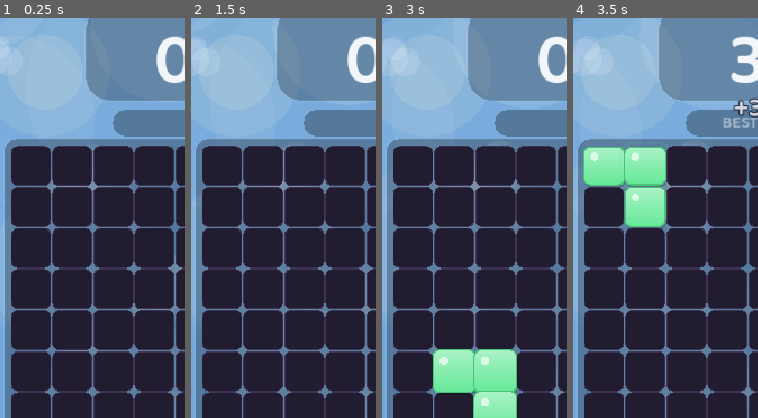
Above: before the commit, frames 1-4 (left to right).
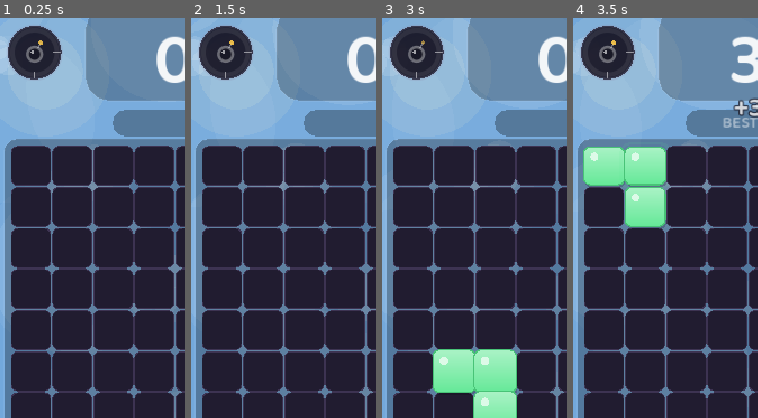
Above: after the commit, the same moments.

Repository: XSideZ/stax-game
Game: Godot game, scene res://scenes/Game.tscn
The game is run twice, just before and just after one commit, with the same random seed, the same clock (stepped at 60 frames per second) and the same inputs. This scene is started directly instead of the project's main scene.
Inputs (mouse positions are % of the whole screen's width and height, from its top left):
- Up to frame 1 (0.25 s): no input
- Up to frame 2 (1.5 s): move the mouse to (72, 45) at 0.52 s; click (72, 45) at 0.67 s; tap Enter at 1.25 s; drag from (30, 55) to (45, 70) at 1.27 s
- Up to frame 3 (3 s): tap Space at 2 s; move the mouse to (60, 28) at 2.02 s; click (60, 28) at 2.17 s; tap Enter at 2.75 s; drag from (45, 70) to (20, 35) at 2.77 s
- Up to frame 4 (3.5 s): no input
The pictures show only the part of the screen within x 3-53%, y 4-54%; the shares and areas given below are measured in that part.

The runs differ from the first frame. In frame 1, 3.1% of the frame differs, in the area x 4-34%, y 2-16%; in frame 2, 3.1%; in frame 3, 3.1%; in frame 4, 3.1%.

Commit message:
Power meter: Bomb / Laser / Gravity Slam abilities with animations
A single charge meter (top-left orb) fills from line clears. Tap to spend on the
best ability it affords:
- 1/4 BOMB: drops a fused bomb on a random spot, cute animated 3x3 explosion
  (white flash, expanding shockwaves, spark shards w/ trails, star sparkles, smoke)
- 1/2 LASER: incinerates a random row / column / diagonal — charge-up then a
  white-hot beam with glow layers + jittering embers
- FULL GRAVITY SLAM (ultimate): blocks slam to a random edge (animated slide w/
  motion trails), then any completed lines shatter; speed-lines + edge-impact glow
Orb shows meter fill ring, tier ticks, and the affordable ability's icon; glows
when ready. Meter persists in the run file. Effects on a dedicated top fx_layer.
Grid gains bomb_clear/laser_clear/start_slam + a shared _start_pop shatter helper.
Verified headless: all orientations/directions fire with no errors.

Co-Authored-By: Claude Fable 5 <noreply@anthropic.com>

Diff:
--- a/scripts/Game.gd
+++ b/scripts/Game.gd
@@ -96,6 +96,16 @@
 # doesn't cover them
 const DRAG_LIFT := 70.0
 
+# ── Power meter ───────────────────────────────────────────────────────────────
+# One charge bar fills from clears. Spend it (tap the orb) on the best ability
+# it can afford: ¼ Bomb, ½ Laser, FULL Gravity Slam (the ultimate).
+const METER_BOMB     := 0.25
+const METER_LASER    := 0.50
+const METER_FULL     := 1.0
+const METER_PER_LINE := 0.05    # charge gained per line cleared
+const POWER_CENTER   := Vector2(50.0, 70.0)
+const POWER_R        := 30.0
+
 const EARLY_SHAPES: Array = [
 	[[0,0]],
 	[[0,0],[1,0]],
@@ -125,6 +135,13 @@
 var streak_lost_t : float   = 0.0    # drives the "streak lost" flash on the meter
 var drag_pop_t    : float   = 0.0    # pickup swell on the dragged piece
 
+# Power meter state
+var meter       : float = 0.0     # charge 0..1
+var power_busy  : bool  = false   # an ability animation is playing
+var power_pulse : float = 0.0     # orb flash right after firing
+var fx_layer    : Node2D          # top layer for bomb/laser/gravity effects
+var effects     : Array = []      # active visual effects
+
 # Theme / background
 var theme_idx     : int    = 0
 var prev_bg       : Color  = THEMES[0]["bg"]
@@ -175,6 +192,10 @@
 	drag_layer = Node2D.new()
 	add_child(drag_layer)
 	drag_layer.draw.connect(_draw_drag_layer)
+	# Effects layer sits on top of everything (explosions, beams, slam streaks)
+	fx_layer = Node2D.new()
+	add_child(fx_layer)
+	fx_layer.draw.connect(_draw_fx_layer)
 	# Score bounce should swell from the badge centre, not the corner
 	score_label.pivot_offset = score_label.size * 0.5
 	combo_label.pivot_offset = combo_label.size * 0.5
@@ -246,6 +267,18 @@
 
 	if drag_pop_t > 0.0:
 		drag_pop_t = maxf(drag_pop_t - delta * 4.0, 0.0)
+
+	# Power visual effects advance + cull
+	if not effects.is_empty():
+		var alive : Array = []
+		for e in effects:
+			e["t"] += delta
+			if e["t"] < e["dur"]:
+				alive.append(e)
+		effects = alive
+		fx_layer.queue_redraw()
+	if power_pulse > 0.0:
+		power_pulse = maxf(power_pulse - delta * 2.0, 0.0)
 
 	queue_redraw()
 	drag_layer.queue_redraw()
@@ -456,6 +489,7 @@
 	placements    = GameState.save_placements
 	max_combo     = GameState.save_max_combo
 	board_clears  = GameState.save_board_clears
+	meter         = GameState.save_meter
 	theme_idx     = GameState.theme_idx % THEMES.size()
 	curr_bg       = THEMES[_visual_idx()]["bg"]
 	prev_bg       = curr_bg
@@ -513,6 +547,12 @@
 		queue_redraw()
 
 func _start_drag(pos: Vector2) -> void:
+	if power_busy:
+		return
+	# Tap the power orb to spend the meter on the best ability it can afford
+	if meter >= METER_BOMB and POWER_CENTER.distance_to(pos) <= POWER_R + 10.0:
+		_fire_power()
+		return
 	if GEAR_RECT.grow(8).has_point(pos):
 		_toggle_pause_menu()
 		return
@@ -546,6 +586,8 @@
 			Sfx.play_clear(lines)
 			Sfx.play_combo(combo)
 			_buzz(30 + lines * 12)
+			# Clears charge the power meter (multi-clears fill faster)
+			meter = minf(meter + float(lines) * METER_PER_LINE, METER_FULL)
 			# Big simultaneous clears rattle the board
 			if lines >= 3:
 				shake_t = maxf(shake_t, 0.15 + 0.06 * float(lines))
@@ -618,6 +660,147 @@
 func _buzz(ms: int) -> void:
 	if GameState.haptics_on:
 		Input.vibrate_handheld(ms)
+
+# ── Power abilities ───────────────────────────────────────────────────────────
+func _fire_power() -> void:
+	if power_busy or dragging_slot >= 0:
+		return
+	power_pulse = 1.0
+	Sfx.play_tick()
+	if meter >= METER_FULL:
+		meter = 0.0
+		_power_gravity()
+	elif meter >= METER_LASER:
+		meter -= METER_LASER
+		_power_laser()
+	elif meter >= METER_BOMB:
+		meter -= METER_BOMB
+		_power_bomb()
+	queue_redraw()
+
+# Prefer a filled cell so the blast always feels like it hit something
+func _random_board_target() -> Vector2i:
+	var filled : Array = []
+	for r in GRID_ROWS:
+		for c in GRID_COLS:
+			if grid.cells[r][c] != null:
+				filled.append(Vector2i(c, r))
+	if filled.is_empty():
+		return Vector2i(randi() % GRID_COLS, randi() % GRID_ROWS)
+	return filled[randi() % filled.size()]
+
+func _power_bomb() -> void:
+	power_busy = true
+	var target := _random_board_target()
+	var sp := Vector2(GRID_X + float(target.x) * GRID_STEP + CELL * 0.5,
+		GRID_Y + float(target.y) * GRID_STEP + CELL * 0.5)
+	effects.append({"type": "bomb_drop", "t": 0.0, "dur": 0.42, "pos": sp})
+	fx_layer.queue_redraw()
+	Sfx.play_pickup()
+	await get_tree().create_timer(0.42).timeout
+	effects.append({"type": "bomb_blast", "t": 0.0, "dur": 0.65, "pos": sp})
+	shake_t   = maxf(shake_t, 0.35)
+	flash_t   = maxf(flash_t, 0.5)
+	flash_col = Color(1.0, 0.7, 0.3, 1.0)
+	_buzz(60)
+	Sfx.play_board_clear()
+	var cleared := grid.bomb_clear(target.y, target.x, 1)
+	_award_power_clear(cleared, 0)
+	await get_tree().create_timer(0.45).timeout
+	power_busy = false
+	queue_redraw()
+
+func _power_laser() -> void:
+	power_busy = true
+	var orient := randi() % 4   # 0 row · 1 col · 2 diag↘ · 3 diag↙
+	var cell_list : Array = []
+	var half := CELL * 0.5
+	var a : Vector2
+	var b : Vector2
+	if orient == 0:
+		var rr := randi() % GRID_ROWS
+		for c in GRID_COLS:
+			cell_list.append(Vector2i(c, rr))
+		var y := GRID_Y + float(rr) * GRID_STEP + half
+		a = Vector2(GRID_X, y)
+		b = Vector2(GRID_X + GRID_COLS * GRID_STEP, y)
+	elif orient == 1:
+		var cc := randi() % GRID_COLS
+		for r in GRID_ROWS:
+			cell_list.append(Vector2i(cc, r))
+		var x := GRID_X + float(cc) * GRID_STEP + half
+		a = Vector2(x, GRID_Y)
+		b = Vector2(x, GRID_Y + GRID_ROWS * GRID_STEP)
+	elif orient == 2:
+		for i in GRID_ROWS:
+			cell_list.append(Vector2i(i, i))
+		a = Vector2(GRID_X + half, GRID_Y + half)
+		b = Vector2(GRID_X + float(GRID_COLS - 1) * GRID_STEP + half,
+			GRID_Y + float(GRID_ROWS - 1) * GRID_STEP + half)
+	else:
+		for i in GRID_ROWS:
+			cell_list.append(Vector2i(GRID_COLS - 1 - i, i))
+		a = Vector2(GRID_X + float(GRID_COLS - 1) * GRID_STEP + half, GRID_Y + half)
+		b = Vector2(GRID_X + half, GRID_Y + float(GRID_ROWS - 1) * GRID_STEP + half)
+	var lcol := Color(0.45, 0.95, 1.0)
+	effects.append({"type": "laser_charge", "t": 0.0, "dur": 0.30, "a": a, "b": b, "color": lcol})
+	fx_layer.queue_redraw()
+	await get_tree().create_timer(0.30).timeout
+	effects.append({"type": "laser_fire", "t": 0.0, "dur": 0.5, "a": a, "b": b, "color": lcol})
+	shake_t   = maxf(shake_t, 0.22)
+	flash_t   = maxf(flash_t, 0.35)
+	flash_col = Color(0.6, 0.95, 1.0, 1.0)
+	_buzz(45)
+	Sfx.play_clear(2)
+	var cleared := grid.laser_clear(cell_list, Vector2(3.5, 3.5))
+	_award_power_clear(cleared, 1)
+	await get_tree().create_timer(0.35).timeout
+	power_busy = false
+	queue_redraw()
+
+func _power_gravity() -> void:
+	power_busy = true
+	var dirs : Array = [Vector2i(0, 1), Vector2i(0, -1), Vector2i(1, 0), Vector2i(-1, 0)]
+	var dir : Vector2i = dirs[randi() % dirs.size()]
+	effects.append({"type": "gravity", "t": 0.0, "dur": 0.85, "dir": Vector2(dir)})
+	fx_layer.queue_redraw()
+	flash_t   = 1.0
+	flash_col = Color(1.0, 0.92, 0.5, 1.0)
+	Sfx.play_combo(4)
+	grid.start_slam(dir)
+	await get_tree().create_timer(Grid.SLAM_DUR + 0.04).timeout
+	shake_t = maxf(shake_t, 0.55)
+	_buzz(120)
+	Sfx.play_board_clear()
+	var cleared := grid.check_and_clear()
+	var lines := grid.last_lines_cleared
+	_award_power_clear(cleared, lines)
+	await get_tree().create_timer(0.4).timeout
+	power_busy = false
+	queue_redraw()
+
+# Score + popups for cells removed by an ability (no streak — it's not a placement)
+func _award_power_clear(cells_cleared: int, lines: int) -> void:
+	if cells_cleared <= 0:
+		return
+	var depth_mult : float = minf(1.0 + DEPTH_STEP * float(placements), DEPTH_CAP)
+	var pts : int = int(round(float(cells_cleared) * CELL_POINTS * depth_mult))
+	if lines >= 2:
+		pts += int(round(float(MULTI_BONUS[mini(lines, MULTI_BONUS.size() - 1)]) * depth_mult))
+	if grid.is_board_empty():
+		pts += BOARD_CLEAR_PTS
+		board_clears += 1
+		Sfx.play_board_clear()
+		_show_board_clear_popup()
+	score += pts
+	score_label.text = str(score)
+	GameState.submit_score(score)
+	lines_cleared += lines
+	_check_achievements(lines)
+	_refresh_best()
+	_pop_score(pts)
+	_show_score_popup(pts, maxi(lines, 1), 1)
+	_save_run()
 
 # ── Achievements ──────────────────────────────────────────────────────────────
 # Push run-live values into the lifetime stats, then unlock anything earned.
@@ -847,6 +1030,9 @@
 
 	# Settings gear button (top-right)
 	_draw_gear_button()
+
+	# Power orb (top-left)
+	_draw_power_orb()
 
 	# Streak meter (between grid and tray)
 	if combo >= 2 or streak_lost_t > 0.0:
@@ -1426,6 +1612,202 @@
 		var a := float(i) / 8.0 * TAU
 		draw_line(c + Vector2(cos(a), sin(a)) * 9.0, c + Vector2(cos(a), sin(a)) * 13.0, gear_col, 3.0)
 
+# ── Power orb (charge meter + spend button) ──────────────────────────────────
+func _draw_power_orb() -> void:
+	var c := POWER_CENTER
+	var usable := meter >= METER_BOMB
+	var tier := 0
+	if meter >= METER_FULL:    tier = 3
+	elif meter >= METER_LASER: tier = 2
+	elif meter >= METER_BOMB:  tier = 1
+	var tcol : Color
+	match tier:
+		3: tcol = Color(1.0, 0.85, 0.30)
+		2: tcol = Color(0.45, 0.92, 1.0)
+		1: tcol = Color(1.0, 0.58, 0.20)
+		_: tcol = Color(0.55, 0.55, 0.68)
+	var pulse := (sin(Time.get_ticks_msec() * 0.006) + 1.0) * 0.5
+	# Ready glow
+	if usable:
+		var ga := 0.10 + 0.10 * pulse + power_pulse * 0.45
+		draw_circle(c, POWER_R + 8.0 + pulse * 3.0, Color(tcol.r, tcol.g, tcol.b, ga))
+	# Base disc
+	draw_circle(c, POWER_R, Color(0.08, 0.07, 0.13, 0.92))
+	# Meter track + fill
+	draw_arc(c, POWER_R - 5.0, 0, TAU, 40, Color(1, 1, 1, 0.08), 4.0, true)
+	if meter > 0.001:
+		var start := -PI * 0.5
+		draw_arc(c, POWER_R - 5.0, start, start + TAU * meter, 48, tcol, 4.0, true)
+	# Tier ticks at ¼ and ½
+	for frac : float in [0.25, 0.5]:
+		var a : float = -PI * 0.5 + TAU * frac
+		var dir := Vector2(cos(a), sin(a))
+		draw_line(c + dir * (POWER_R - 9.0), c + dir * (POWER_R - 1.0), Color(1, 1, 1, 0.5), 1.5)
+	# Rim
+	draw_arc(c, POWER_R, 0, TAU, 40, Color(tcol.r, tcol.g, tcol.b, 0.6 if usable else 0.25), 2.0, true)
+	# Icon for the ability the meter currently affords
+	_draw_power_icon(c, tier, Color(1, 1, 1, 0.92) if usable else Color(1, 1, 1, 0.35), pulse)
+
+func _draw_power_icon(c: Vector2, tier: int, icol: Color, pulse: float) -> void:
+	match tier:
+		3:
+			# Gravity ult: four arrows converging on a bright core
+			for i in 4:
+				var a : float = float(i) / 4.0 * TAU + PI * 0.25
+				var dir := Vector2(cos(a), sin(a))
+				var perp := Vector2(-dir.y, dir.x)
+				draw_line(c + dir * 10.0, c + dir * 4.0, Color(1.0, 0.9, 0.5), 2.5)
+				draw_line(c + dir * 4.0, c + dir * 6.5 + perp * 2.6, Color(1.0, 0.9, 0.5), 2.0)
+				draw_line(c + dir * 4.0, c + dir * 6.5 - perp * 2.6, Color(1.0, 0.9, 0.5), 2.0)
+			draw_circle(c, 2.6 + pulse * 1.6, Color(1, 1, 1, 0.95))
+		2:
+			# Laser: a hot diagonal bolt with bright tips
+			draw_line(c + Vector2(-9, 5), c + Vector2(9, -5), icol, 3.0)
+			draw_line(c + Vector2(-9, 5), c + Vector2(9, -5), Color(1, 1, 1, 0.6), 1.0)
+			draw_circle(c + Vector2(9, -5), 2.6, Color(1, 1, 1, 0.85))
+			draw_circle(c + Vector2(-9, 5), 2.0, Color(icol.r, icol.g, icol.b, 0.7))
+		_:
+			# Bomb (tier 0 dim, tier 1 lit): round body, fuse + spark
+			draw_circle(c + Vector2(0, 2), 8.0, Color(0.10, 0.10, 0.15))
+			draw_arc(c + Vector2(0, 2), 8.0, 0, TAU, 20, icol, 2.0, true)
+			draw_circle(c + Vector2(-2.6, -0.6), 1.8, Color(icol.r, icol.g, icol.b, 0.6))
+			draw_line(c + Vector2(4, -5), c + Vector2(7, -11), icol, 2.0)
+			draw_circle(c + Vector2(7, -11), 2.0 + 0.5 * pulse, Color(1.0, 0.8, 0.3, 0.55 + 0.35 * pulse))
+
+# ── Power FX (drawn on the top fx_layer, screen coords) ──────────────────────
+func _draw_fx_layer() -> void:
+	for e in effects:
+		var p : float = clampf(e["t"] / e["dur"], 0.0, 1.0)
+		match e["type"]:
+			"bomb_drop":    _fx_bomb_drop(e, p)
+			"bomb_blast":   _fx_bomb_blast(e, p)
+			"laser_charge": _fx_laser_charge(e, p)
+			"laser_fire":   _fx_laser_fire(e, p)
+			"gravity":      _fx_gravity(e, p)
+
+func _fx_sparkle(pos: Vector2, size: float, col: Color) -> void:
+	fx_layer.draw_line(pos + Vector2(-size, 0), pos + Vector2(size, 0), col, 1.5)
+	fx_layer.draw_line(pos + Vector2(0, -size), pos + Vector2(0, size), col, 1.5)
+
+func _fx_bomb_drop(e: Dictionary, p: float) -> void:
+	var target : Vector2 = e["pos"]
+	var pos := (target + Vector2(0, -160)).lerp(target, p * p)   # accelerate down
+	# growing shadow on the landing spot
+	fx_layer.draw_circle(target + Vector2(0, 15), 6.0 + 10.0 * p, Color(0, 0, 0, 0.18 * p))
+	# body + glint
+	fx_layer.draw_circle(pos, 11.0, Color(0.10, 0.10, 0.15))
+	fx_layer.draw_circle(pos + Vector2(-3, -3), 3.0, Color(1, 1, 1, 0.35))
+	# fuse + flickering spark
+	var tip := pos + Vector2(6, -13)
+	fx_layer.draw_line(pos + Vector2(4, -8), tip, Color(0.82, 0.72, 0.5), 2.0)
+	var sp := 2.0 + sin(e["t"] * 42.0) * 1.2
+	fx_layer.draw_circle(tip, sp, Color(1.0, 0.85, 0.3, 0.9))
+	fx_layer.draw_circle(tip, sp * 0.5, Color(1, 1, 1, 0.9))
+
+func _fx_bomb_blast(e: Dictionary, p: float) -> void:
+	var c : Vector2 = e["pos"]
+	var eo := 1.0 - (1.0 - p) * (1.0 - p)   # ease-out
+	# white-hot flash core
+	if p < 0.4:
+		var k := p / 0.4
+		fx_layer.draw_circle(c, lerpf(8.0, 46.0, k), Color(1.0, 0.95, 0.7, (1.0 - k) * 0.9))
+	# expanding shockwave rings
+	for i in 3:
+		var rp := clampf((p - float(i) * 0.08) / 0.6, 0.0, 1.0)
+		if rp > 0.0 and rp < 1.0:
+			fx_layer.draw_arc(c, lerpf(10.0, 95.0, rp), 0, TAU, 32,
+				Color(1.0, 0.6, 0.2, (1.0 - rp) * 0.5), lerpf(5.0, 1.0, rp), true)
+	# radial spark shards with trails
+	for i in 12:
+		var ang := float(i) / 12.0 * TAU + float((i * 7) % 5) * 0.1
+		var dir := Vector2(cos(ang), sin(ang))
+		var sp := c + dir * lerpf(6.0, 70.0 + float(i % 4) * 12.0, eo)
+		var ssz := (1.0 - p) * (3.5 + float(i % 3))
+		if ssz > 0.4:
+			fx_layer.draw_line(sp, sp - dir * 8.0, Color(1.0, 0.7, 0.25, (1.0 - p) * 0.6), 2.0)
+			fx_layer.draw_circle(sp, ssz, Color(1.0, 0.85, 0.4, 1.0 - p))
+	# cute star sparkles
+	for i in 3:
+		var sa := float(i) / 3.0 * TAU + p * 2.0
+		var spc := c + Vector2(cos(sa), sin(sa)) * lerpf(10.0, 55.0, p)
+		var ss := (1.0 - p) * 5.0
+		if ss > 0.5:
+			_fx_sparkle(spc, ss, Color(1, 1, 1, 1.0 - p))
+	# lingering smoke
+	for i in 4:
+		var sma := float(i) / 4.0 * TAU + 0.5
+		fx_layer.draw_circle(c + Vector2(cos(sma), sin(sma)) * lerpf(0.0, 30.0, p),
+			lerpf(4.0, 16.0, p), Color(0.5, 0.45, 0.45, (1.0 - p) * 0.18))
+
+func _fx_laser_charge(e: Dictionary, p: float) -> void:
+	var a : Vector2 = e["a"]
+	var b : Vector2 = e["b"]
+	var col : Color = e["color"]
+	fx_layer.draw_line(a, b, Color(col.r, col.g, col.b, 0.15 + 0.5 * p), 1.0 + 2.0 * p)
+	fx_layer.draw_circle(a, 3.0 + 6.0 * p, Color(col.r, col.g, col.b, 0.4 * p))
+	fx_layer.draw_circle(b, 3.0 + 6.0 * p, Color(col.r, col.g, col.b, 0.4 * p))
+	var perp := (b - a).normalized().orthogonal()
+	for i in 8:
+		var on := a.lerp(b, float(i) / 7.0)
+		var side := 1.0 if i % 2 == 0 else -1.0
+		fx_layer.draw_circle(on + perp * (1.0 - p) * 30.0 * side, 2.0 * p,
+			Color(col.r, col.g, col.b, p * 0.8))
+
+func _fx_laser_fire(e: Dictionary, p: float) -> void:
+	var a : Vector2 = e["a"]
+	var b : Vector2 = e["b"]
+	var col : Color = e["color"]
+	var fade := 1.0 - p
+	var perp := (b - a).normalized().orthogonal()
+	# soft glow layers -> white-hot core
+	for layer : Array in [[22.0, 0.10], [14.0, 0.20], [7.0, 0.45]]:
+		fx_layer.draw_line(a, b, Color(col.r, col.g, col.b, fade * float(layer[1])),
+			float(layer[0]) * (0.6 + 0.4 * fade))
+	fx_layer.draw_line(a, b, Color(1, 1, 1, fade), 3.0)
+	# embers jittering along the beam
+	for i in 10:
+		var on := a.lerp(b, float(i) / 9.0)
+		var jit := perp * sin(e["t"] * 30.0 + float(i)) * 6.0 * fade
+		fx_layer.draw_circle(on + jit, fade * (1.5 + float(i % 3)), Color(1.0, 1.0, 0.9, fade * 0.8))
+
+func _fx_gravity(e: Dictionary, p: float) -> void:
+	var move : Vector2 = e["dir"]
+	var board := Rect2(GRID_X - 4, GRID_Y - 4, GRID_COLS * GRID_STEP + 8, GRID_ROWS * GRID_STEP + 8)
+	var ek := clampf(p / 0.55, 0.0, 1.0)
+	ek = ek * ek
+	var fade := 1.0 - clampf((p - 0.5) / 0.5, 0.0, 1.0)
+	# speed lines streaking toward the slam edge
+	var n := 16
+	for i in n:
+		var f := (float(i) + 0.5) / float(n)
+		var sl := 18.0 + float((i * 5) % 30)
+		var cross : float
+		if move.x != 0.0:
+			cross = board.position.y + f * board.size.y
+			var x0 := board.position.x if move.x > 0.0 else board.end.x
+			var sx := x0 + move.x * ek * board.size.x * 0.8 + move.x * float((i * 7) % 20)
+			fx_layer.draw_line(Vector2(sx, cross), Vector2(sx - move.x * sl, cross),
+				Color(1.0, 0.92, 0.55, fade * 0.5), 2.0)
+		else:
+			cross = board.position.x + f * board.size.x
+			var y0 := board.position.y if move.y > 0.0 else board.end.y
+			var sy := y0 + move.y * ek * board.size.y * 0.8 + move.y * float((i * 7) % 20)
+			fx_layer.draw_line(Vector2(cross, sy), Vector2(cross, sy - move.y * sl),
+				Color(1.0, 0.92, 0.55, fade * 0.5), 2.0)
+	# edge impact glow when the blocks hit the wall
+	if p > 0.45 and p < 0.82:
+		var imp := 1.0 - (p - 0.45) / 0.37
+		var ec := Color(1.0, 0.95, 0.6, imp * 0.55)
+		var w := 6.0 * imp + 1.0
+		if move.y > 0.0:
+			fx_layer.draw_line(Vector2(board.position.x, board.end.y), board.end, ec, w)
+		elif move.y < 0.0:
+			fx_layer.draw_line(board.position, Vector2(board.end.x, board.position.y), ec, w)
+		elif move.x > 0.0:
+			fx_layer.draw_line(Vector2(board.end.x, board.position.y), board.end, ec, w)
+		else:
+			fx_layer.draw_line(board.position, Vector2(board.position.x, board.end.y), ec, w)
+
 # ── Block style renderer — all skins live in BlockSkins.gd (shared) ─────────
 func _draw_styled_block(r: Rect2, col: Color, seed_v: int = 0) -> void:
 	BlockSkins.paint(self, grid.block_style, r, col, seed_v)
@@ -1639,7 +2021,7 @@
 	run_over = true
 	GameState.snapshot(grid.cells, score, pieces, placed,
 		sets_given, lines_cleared, theme_idx, combo, placements,
-		max_combo, board_clears, grid.seeds)
+		max_combo, board_clears, grid.seeds, meter)
 	GameState.clear_run()
 	GameState.finish_run(placements, score, lines_cleared, max_combo, board_clears)
 	GameState.record_final_score(score)
@@ -1655,7 +2037,7 @@
 		return
 	GameState.snapshot(grid.cells, score, pieces, placed,
 		sets_given, lines_cleared, theme_idx, combo, placements,
-		max_combo, board_clears, grid.seeds)
+		max_combo, board_clears, grid.seeds, meter)
 	GameState.save_run_to_disk()
 
 func _pop_score(gained: int) -> void:
--- a/scripts/GameState.gd
+++ b/scripts/GameState.gd
@@ -228,6 +228,7 @@
 var save_max_combo     : int    = 0
 var save_board_clears  : int    = 0
 var save_seeds         : Array  = []   # per-cell skin pattern seeds
+var save_meter         : float  = 0.0  # power-meter charge (0..1)
 
 const SAVE_PATH  := "user://stax_save.dat"
 const RUN_PATH   := "user://stax_run.dat"
@@ -310,7 +311,7 @@
 
 func snapshot(cells: Array, sc: int, pcs: Array, pl: Array,
 			  sg: int, lc: int, ti: int, cb: int, pm: int = 0,
-			  mc: int = 0, bc: int = 0, sd: Array = []) -> void:
+			  mc: int = 0, bc: int = 0, sd: Array = [], mt: float = 0.0) -> void:
 	has_save           = true
 	save_cells         = cells.duplicate(true)
 	save_score         = sc
@@ -324,6 +325,7 @@
 	save_max_combo     = mc
 	save_board_clears  = bc
 	save_seeds         = sd.duplicate(true)
+	save_meter         = mt
 
 # ── Run persistence (auto-save until the player loses) ───────────────────────
 func save_run_to_disk() -> void:
@@ -342,6 +344,7 @@
 	f.store_var(save_board_clears)
 	f.store_var(revive_used)
 	f.store_var(save_seeds)
+	f.store_var(save_meter)
 	f.close()
 
 func has_run_save() -> bool:
@@ -366,6 +369,7 @@
 	save_board_clears = f.get_var() if f.get_position() < f.get_length() else 0
 	revive_used       = f.get_var() if f.get_position() < f.get_length() else false
 	save_seeds        = f.get_var() if f.get_position() < f.get_length() else []
+	save_meter        = f.get_var() if f.get_position() < f.get_length() else 0.0
 	f.close()
 	save_theme_idx = theme_idx
 	has_save       = true
--- a/scripts/Grid.gd
+++ b/scripts/Grid.gd
@@ -33,6 +33,12 @@
 var place_anim  : Array = []
 
 var last_place_center := Vector2.ZERO
+
+# Gravity-slam slide (the ultimate power) — blocks fly to one edge, then settle
+const SLAM_DUR := 0.42
+var slamming  : bool  = false
+var slam_t    : float = 0.0
+var slam_anim : Array = []   # {from: px, to: px, color, seed}
 
 func _ready() -> void:
 	cells.resize(ROWS)
@@ -66,6 +72,14 @@
 			clear_t    = 0.0
 		needs_redraw = true
 
+	if slamming:
+		slam_t += delta
+		if slam_t >= SLAM_DUR:
+			slamming  = false
+			slam_anim = []
+			slam_t    = 0.0
+		needs_redraw = true
+
 	# Preview pulse needs continuous redraw while active
 	if not preview_cells.is_empty():
 		needs_redraw = true
@@ -78,6 +92,9 @@
 		queue_redraw()
 
 func _draw() -> void:
+	if slamming:
+		_draw_slam()
+		return
 	for r in ROWS:
 		for c in COLS:
 			_draw_cell(r, c)
@@ -403,3 +420,121 @@
 				if can_place(pieces[i], r, c):
 					return true
 	return false
+
+# ── Power abilities ───────────────────────────────────────────────────────────
+# Shared shatter starter: pops the given filled cells (reusing the clear-pop
+# animation + particles), nulls them, and returns how many actually cleared.
+func _start_pop(cell_list: Array, origin: Vector2) -> int:
+	clear_anim  = []
+	clear_total = 0.0
+	var n := 0
+	for cv : Vector2i in cell_list:
+		if cells[cv.y][cv.x] == null:
+			continue
+		var ccol  : Color = cells[cv.y][cv.x]
+		var cseed : int   = seeds[cv.y][cv.x]
+		var delay : float = Vector2(cv.x, cv.y).distance_to(origin) * 0.04
+		clear_total = maxf(clear_total, delay + POP_DUR)
+		var parts : Array = []
+		for i in 5:
+			var ang := (float(i) / 5.0 + float((cv.x * 3 + cv.y * 5 + i) % 7) * 0.02) * TAU
+			parts.append({
+				"dir":  Vector2(cos(ang), sin(ang)),
+				"spd":  26.0 + float((cv.x + cv.y * 2 + i * 3) % 5) * 7.0,
+				"size": 4.0 + float(i % 3) * 2.0,
+			})
+		clear_anim.append({"pos": cv, "color": ccol, "seed": cseed, "delay": delay, "parts": parts})
+		cells[cv.y][cv.x] = null
+		n += 1
+	clear_t  = 0.0
+	clearing = true
+	queue_redraw()
+	return n
+
+# BOMB: shatter a (2*radius+1)² block around (cr,cc). radius 1 = 3×3.
+func bomb_clear(cr: int, cc: int, radius: int) -> int:
+	var cell_list : Array = []
+	for dr in range(-radius, radius + 1):
+		for dc in range(-radius, radius + 1):
+			var r := cr + dr
+			var c := cc + dc
+			if r >= 0 and r < ROWS and c >= 0 and c < COLS:
+				cell_list.append(Vector2i(c, r))
+	return _start_pop(cell_list, Vector2(cc, cr))
+
+# LASER: incinerate every cell in the supplied line (grid coords).
+func laser_clear(cell_list: Array, origin: Vector2) -> int:
+	return _start_pop(cell_list, origin)
+
+# GRAVITY SLAM: compact every block toward `dir` (one of the 4 axes). Commits
+# the new packed board immediately and animates the slide; Game calls
+# check_and_clear() once the slide settles to pop any completed lines.
+func start_slam(dir: Vector2i) -> void:
+	var new_cells : Array = []
+	var new_seeds : Array = []
+	for r in ROWS:
+		var row_c : Array = []; row_c.resize(COLS); row_c.fill(null)
+		var row_s : Array = []; row_s.resize(COLS); row_s.fill(0)
+		new_cells.append(row_c)
+		new_seeds.append(row_s)
+	slam_anim = []
+	if dir.y != 0:
+		for c in COLS:
+			var filled : Array = []
+			for r in ROWS:
+				if cells[r][c] != null:
+					filled.append({"i": r, "color": cells[r][c], "seed": seeds[r][c]})
+			var cnt := filled.size()
+			for i in cnt:
+				var nr : int = (ROWS - cnt + i) if dir.y > 0 else i
+				var item : Dictionary = filled[i]
+				new_cells[nr][c] = item["color"]
+				new_seeds[nr][c] = item["seed"]
+				slam_anim.append({
+					"from": Vector2(c * STEP, int(item["i"]) * STEP),
+					"to":   Vector2(c * STEP, nr * STEP),
+					"color": item["color"], "seed": item["seed"]})
+	else:
+		for r in ROWS:
+			var filled : Array = []
+			for c in COLS:
+				if cells[r][c] != null:
+					filled.append({"i": c, "color": cells[r][c], "seed": seeds[r][c]})
+			var cnt := filled.size()
+			for i in cnt:
+				var nc : int = (COLS - cnt + i) if dir.x > 0 else i
+				var item : Dictionary = filled[i]
+				new_cells[r][nc] = item["color"]
+				new_seeds[r][nc] = item["seed"]
+				slam_anim.append({
+					"from": Vector2(int(item["i"]) * STEP, r * STEP),
+					"to":   Vector2(nc * STEP, r * STEP),
+					"color": item["color"], "seed": item["seed"]})
+	cells = new_cells
+	seeds = new_seeds
+	last_place_center = Vector2(3.5, 3.5)
+	slam_t   = 0.0
+	slamming = true
+	queue_redraw()
+
+# Slide render: empty board with blocks accelerating toward their packed spots.
+func _draw_slam() -> void:
+	for r in ROWS:
+		for c in COLS:
+			var rect := Rect2(c * STEP, r * STEP, CELL, CELL)
+			_rounded_rect(rect, RAD, Color(0.13, 0.11, 0.19))
+			_rounded_outline(rect, RAD, Color(0.24, 0.20, 0.32), 1.0)
+	var k : float = clampf(slam_t / SLAM_DUR, 0.0, 1.0)
+	k = k * k   # accelerate into the wall, like gravity
+	for sa in slam_anim:
+		var from_p : Vector2 = sa["from"]
+		var to_p   : Vector2 = sa["to"]
+		var p := from_p.lerp(to_p, k)
+		# motion streak for fast movers
+		var travel := from_p.distance_to(to_p)
+		if travel > STEP * 0.5 and k > 0.05 and k < 0.98:
+			var trail := p.lerp(from_p, 0.35)
+			_rounded_rect(Rect2(trail, Vector2(CELL, CELL)),
+				RAD, Color(sa["color"].r, sa["color"].g, sa["color"].b, 0.18))
+		var rect := Rect2(p, Vector2(CELL, CELL))
+		_draw_block(rect, sa["color"], sa["seed"], 0.0, rect)
